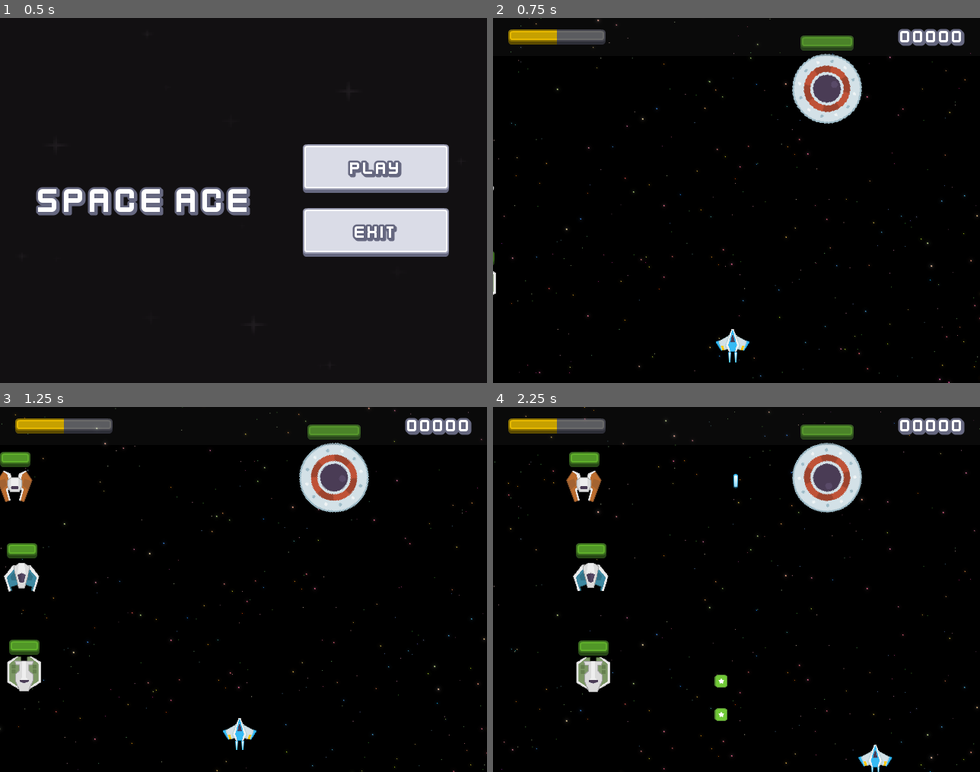
Above: before the commit, frames 1-4 (two rows, left to right).
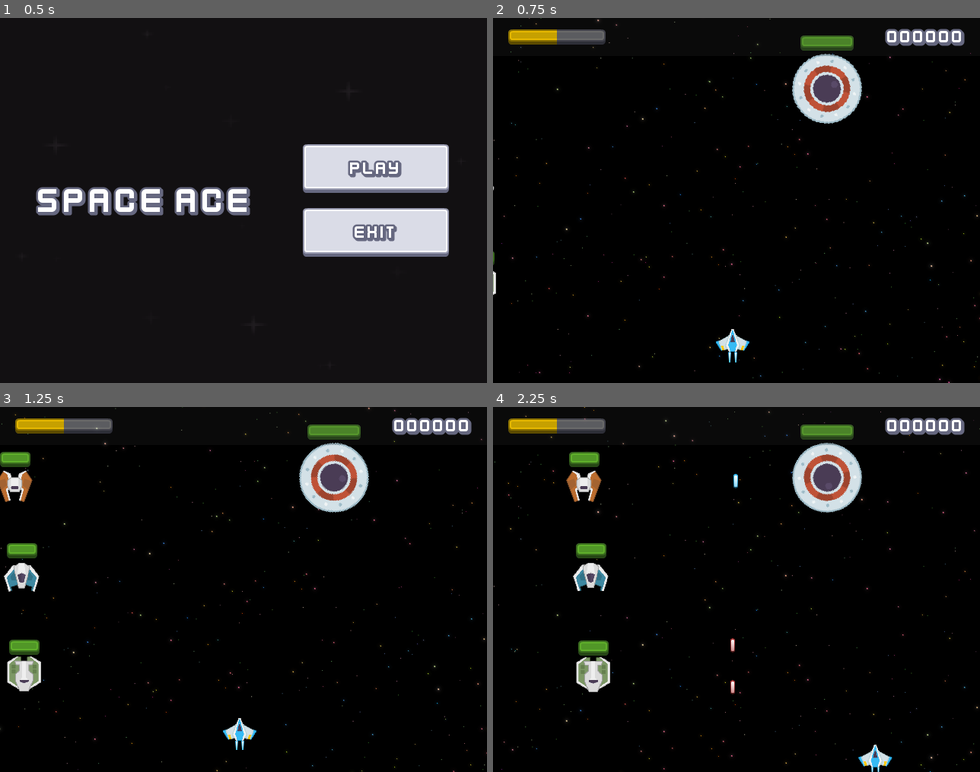
Above: after the commit, the same moments.

Repository: Edwin-Aguirre/Space-Ace
Game: Godot game, scene res://scenes/main/main.tscn
Same seed, same stepped clock (60 frames per second), same inputs: the game is played once before the commit and once after it.
Inputs:
- Up to frame 1 (0.5 s): no input
- Up to frame 2 (0.75 s): click "Play" at 0.5 s
- Up to frame 3 (1.25 s): no input
- Up to frame 4 (2.25 s): hold Right (right) 1.28-2.03 s; hold Space (shoot) 1.28-2.03 s; tap T (test) at 1.55, 2.1 s; hold Down (down) from 2.03 s (still down)

Frame 1 is identical in both runs. In frame 2, 0.1% of the frame differs, in the area x 80-84%, y 2-8%; in frame 3, 0.1%; in frame 4, 0.4%, in the area x 45-84%, y 2-87%.

Commit message:
Added Scoring/Game Over Screen

Diff:
--- a/globals/signal_hub.gd
+++ b/globals/signal_hub.gd
@@ -1,6 +1,7 @@
 extends Node
 
 
+signal on_player_died
 signal on_player_hit(v: int)
 signal on_score_updated(v: int)
 signal on_create_explosion(pos: Vector2, anim_name: String)
@@ -9,6 +10,10 @@
 signal on_create_bullet(pos: Vector2, direction: Vector2, speed: float, bullet_type: BulletBase.BulletType)
 signal on_player_health_bonus(v: int)
 signal on_create_homing_missile(pos: Vector2)
+
+
+func emit_on_player_died():
+	on_player_died.emit()
 
 
 func emit_on_player_health_bonus(v: int):
--- a/project.godot
+++ b/project.godot
@@ -81,6 +81,12 @@
 "events": [Object(InputEventKey,"resource_local_to_scene":false,"resource_name":"","device":-1,"window_id":0,"alt_press …(192 unchanged characters)…
 ]
 }
+pause={
+"deadzone": 0.2,
+"events": [Object(InputEventKey,"resource_local_to_scene":false,"resource_name":"","device":-1,"window_id":0,"alt_pressed":false,"shift_pressed":false,"ctrl_pressed":false,"meta_pressed":false,"pressed":false,"keycode":0,"physical_keycode":80,"key_label":0,"unicode":112,"location":0,"echo":false,"script":null)
+, Object(InputEventJoypadButton,"resource_local_to_scene":false,"resource_name":"","device":-1,"button_index":6,"pressure":0.0,"pressed":false,"script":null)
+]
+}
 
 [layer_names]
 
--- /dev/null
+++ b/scenes/game_over_ui/game_over_ui.gd
@@ -0,0 +1,34 @@
+extends Control
+
+
+@onready var score_label: Label = $VB/ScoreLabel
+
+
+@export var wait_time: float = 2.0
+
+
+var _can_shoot: bool = false
+
+
+func _unhandled_input(event: InputEvent) -> void:
+	if event.is_action_pressed("exit"):
+		GameManager.load_main_scene()
+	if _can_shoot and event.is_action_pressed("shoot"):
+		GameManager.load_main_scene()
+	if Input.is_action_just_pressed("pause"):
+		get_tree().paused = !get_tree().paused
+
+
+func _ready() -> void:
+	hide()
+	get_tree().paused = false
+	SignalHub.on_player_died.connect(on_player_died)
+
+
+func on_player_died() -> void:
+	get_tree().paused = true
+	show()
+	await get_tree().create_timer(wait_time).timeout
+	_can_shoot = true
+	score_label.text = "Score: %s   (Best: %s)" % [ScoreManager.score, ScoreManager.high_score]
+	score_label.show()
--- /dev/null
+++ b/scenes/game_over_ui/game_over_ui.tscn
@@ -0,0 +1,54 @@
+[gd_scene load_steps=4 format=3 uid="uid://boxe44dj1jky6"]
+
+[ext_resource type="LabelSettings" uid="uid://blmjvseelrqis" path="res://resources/title_text.tres" id="1_1qcnd"]
+[ext_resource type="Script" uid="uid://c25ij6xkyucw" path="res://scenes/game_over_ui/game_over_ui.gd" id="1_8meoh"]
+[ext_resource type="LabelSettings" uid="uid://cikl5emkas1o6" path="res://resources/ui_button_text.tres" id="2_8meoh"]
+
+[node name="GameOverUI" type="Control"]
+process_mode = 3
+layout_mode = 3
+anchors_preset = 15
+anchor_right = 1.0
+anchor_bottom = 1.0
+grow_horizontal = 2
+grow_vertical = 2
+script = ExtResource("1_8meoh")
+
+[node name="ColorRect" type="ColorRect" parent="."]
+layout_mode = 1
+anchors_preset = 15
+anchor_right = 1.0
+anchor_bottom = 1.0
+grow_horizontal = 2
+grow_vertical = 2
+color = Color(0.196078, 0.196078, 0.196078, 0.392157)
+
+[node name="VB" type="VBoxContainer" parent="."]
+layout_mode = 1
+anchors_preset = 8
+anchor_left = 0.5
+anchor_top = 0.5
+anchor_right = 0.5
+anchor_bottom = 0.5
+offset_left = -43.5
+offset_top = -20.0
+offset_right = 43.5
+offset_bottom = 20.0
+grow_horizontal = 2
+grow_vertical = 2
+theme_override_constants/separation = 20
+
+[node name="GameOverLabel" type="Label" parent="VB"]
+layout_mode = 2
+text = "Game Over"
+label_settings = ExtResource("1_1qcnd")
+horizontal_alignment = 1
+vertical_alignment = 1
+
+[node name="ScoreLabel" type="Label" parent="VB"]
+visible = false
+layout_mode = 2
+text = "You Scored: 000000"
+label_settings = ExtResource("2_8meoh")
+horizontal_alignment = 1
+vertical_alignment = 1
--- a/scenes/game_ui/game_ui.gd
+++ b/scenes/game_ui/game_ui.gd
@@ -3,11 +3,21 @@
 
 @onready var health_bar: HealthBar = $ColorRect/MC/HealthBar
 @onready var sound: AudioStreamPlayer = $Sound
+@onready var score_label: Label = $ColorRect/MC/ScoreLabel
+
+
+func _ready() -> void:
+	ScoreManager.reset_score()
 
 
 func _enter_tree() -> void:
 	SignalHub.on_player_hit.connect(on_player_hit)
 	SignalHub.on_player_health_bonus.connect(on_player_health_bonus)
+	SignalHub.on_score_updated.connect(on_score_updated)
+
+
+func on_score_updated(v: int) -> void:
+	score_label.text = "%06d" % v
 
 
 func on_player_health_bonus(v: int) -> void:
@@ -20,4 +30,4 @@
 
 
 func _on_health_bar_died() -> void:
-	print("Player Died")
+	SignalHub.emit_on_player_died()
--- a/scenes/game_ui/game_ui.tscn
+++ b/scenes/game_ui/game_ui.tscn
@@ -41,7 +41,7 @@
 [node name="ScoreLabel" type="Label" parent="ColorRect/MC"]
 layout_mode = 2
 size_flags_horizontal = 8
-text = "00000"
+text = "000000"
 label_settings = ExtResource("2_najyh")
 
 [node name="Sound" type="AudioStreamPlayer" parent="."]
--- a/scenes/level/level.gd
+++ b/scenes/level/level.gd
@@ -4,8 +4,8 @@
 func _unhandled_input(_event: InputEvent) -> void:
 	if Input.is_action_just_pressed("test"):
 		#SignalHub.emit_on_create_explosion(Vector2(100,200), Explosion.EXPLODE)
-		SignalHub.emit_on_create_powerup(Vector2(300,350), PowerUp.PowerUpType.Health)
+		#SignalHub.emit_on_create_powerup(Vector2(300,350), PowerUp.PowerUpType.Health)
 		#SignalHub.emit_on_create_powerup(Vector2(300,350), PowerUp.PowerUpType.Shield)
 		#SignalHub.emit_on_create_powerup_random(Vector2(400,100))
-		#SignalHub.emit_on_create_bullet(Vector2(315,300),Vector2.DOWN, 100, BulletBase.BulletType.Enemy)
+		SignalHub.emit_on_create_bullet(Vector2(315,300),Vector2.DOWN, 100, BulletBase.BulletType.Enemy)
 		#SignalHub.emit_on_create_bullet(Vector2(315,250),Vector2.DOWN, 100, BulletBase.BulletType.Bomb)
--- a/scenes/level/level.tscn
+++ b/scenes/level/level.tscn
@@ -7,6 +7,7 @@
 [ext_resource type="PackedScene" uid="uid://cer1hnbbwjhy3" path="res://scenes/player/player.tscn" id="4_hnne4"]
 [ext_resource type="AudioStream" uid="uid://c5olly1c1agwo" path="res://assets/sounds/music/Mercury.wav" id="5_vpf64"]
 [ext_resource type="PackedScene" uid="uid://cinllkmnek4gq" path="res://scenes/game_ui/game_ui.tscn" id="7_wcngd"]
+[ext_resource type="PackedScene" uid="uid://boxe44dj1jky6" path="res://scenes/game_over_ui/game_over_ui.tscn" id="8_m0bv2"]
 [ext_resource type="PackedScene" uid="uid://bf3k7nvrdda1e" path="res://scenes/enemies/enemy_zipper.tscn" id="8_xv074"]
 [ext_resource type="PackedScene" uid="uid://cxpadpgkuxumr" path="res://scenes/enemies/enemy_bio.tscn" id="9_tf2q7"]
 [ext_resource type="PackedScene" uid="uid://dyrdjxn8r6c6c" path="res://scenes/enemies/enemy_bomber.tscn" id="10_pe1ox"]
@@ -53,6 +54,8 @@
 
 [node name="GameUI" parent="CanvasLayer" instance=ExtResource("7_wcngd")]
 
+[node name="GameOverUI" parent="CanvasLayer" instance=ExtResource("8_m0bv2")]
+
 [node name="Path2D" type="Path2D" parent="."]
 curve = SubResource("Curve2D_m0bv2")
 
--- a/scenes/main/main.tscn
+++ b/scenes/main/main.tscn
@@ -7,6 +7,7 @@
 [ext_resource type="PackedScene" uid="uid://emqe56re06di" path="res://scenes/ui_button/ui_button.tscn" id="3_l3cfh"]
 
 [node name="Main" type="Control"]
+process_mode = 3
 layout_mode = 3
 anchors_preset = 15
 anchor_right = 1.0
--- a/scenes/player/player.gd
+++ b/scenes/player/player.gd
@@ -65,5 +65,7 @@
 				shield.enable_shield()
 			PowerUp.PowerUpType.Health:
 				SignalHub.emit_on_player_health_bonus(health_bonus)
-	if area is Projectile:
+	elif area is Projectile:
 		SignalHub.emit_on_player_hit(area.get_damage())
+	elif area.get_parent() is EnemyBase:
+		SignalHub.emit_on_player_hit(area.get_parent().crash_damage)
Not shown, added: scenes/game_over_ui/game_over_ui.gd.uid
Not shown: 1 places in scenes/level/level.tscn that only renumber resources
